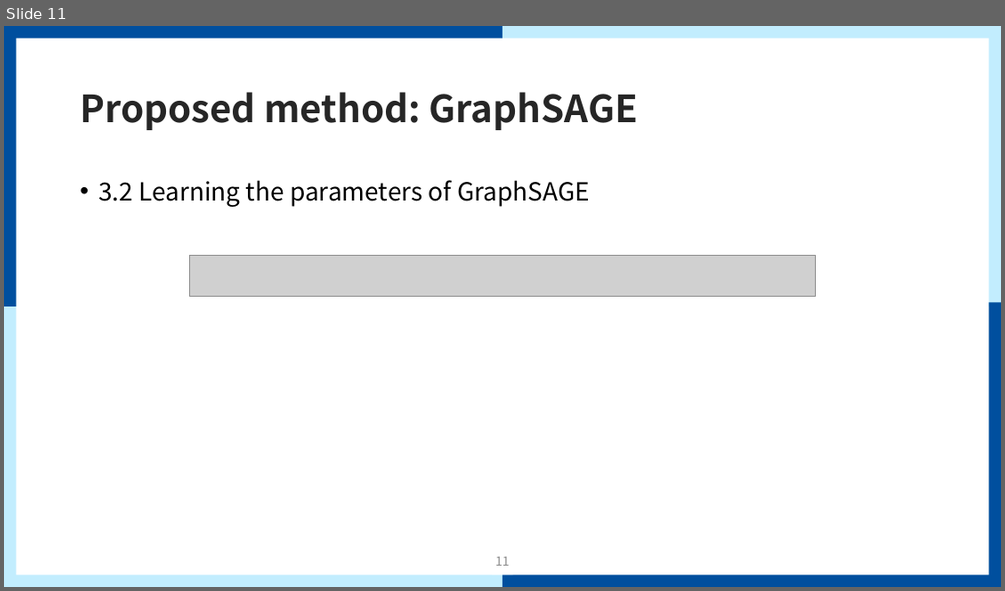
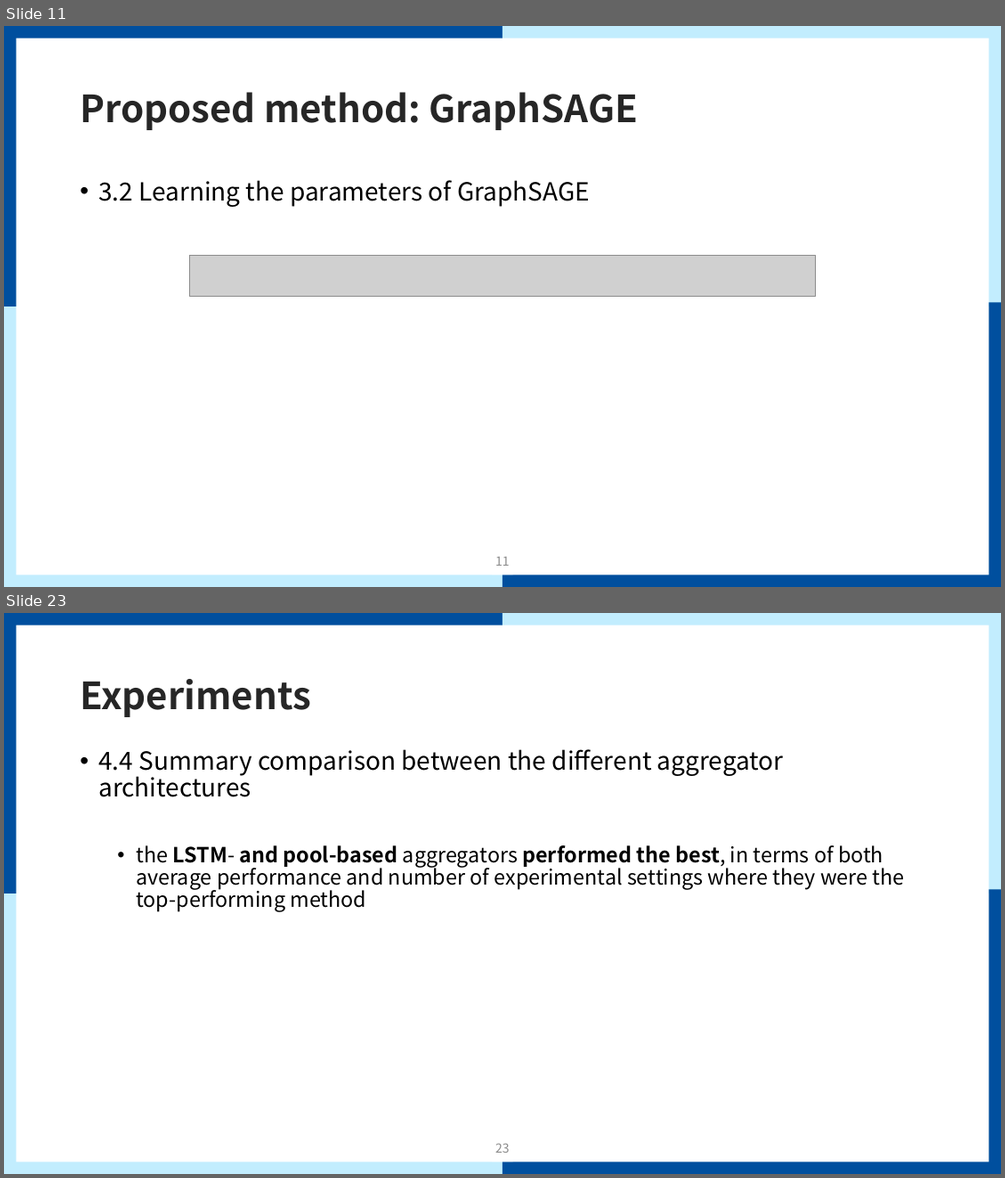
Before and after one commit to mmvv11/GraduateStudies, a slide deck: papers/review/GraphSAGE Review.pptx. Shown one above the other, each under a label of ours: slide 11 before the commit, slides 11 and 23 after it; the slides between them are not shown. The pictures are 1005x591 and 1005x1178 pixels, drawn with LibreOffice and Linux fonts; fonts in the diff are those of the drawing; grey boxes stand for pictures; background and template pictures are left out. Boxes give left, top, right and bottom in pixels: in the first picture for what was removed or moved away, otherwise in the second. Text is boxed around its words. In the diff, an @@ line names an element or a change of style, - is before the commit and + after.

```diff
--- a/papers/review/GraphSAGE Review.pptx
+++ b/papers/review/GraphSAGE Review.pptx
@@ slide 23 added at bbox=[4, 613, 1001, 1174], background #FFFFFF; not listed: 9 template elements that a slide beside it also shows @@
@@ title added at bbox=[80, 679, 311, 717], 36 pt, text #262626, bold @@
+Experiments
@@ text added at bbox=[98, 749, 905, 912], 20 pt, text #000000 @@
+• 4.4 Summary comparison between the different aggregator architectures
+  • the LSTM- and pool-based aggregators performed the best, in terms of both average performance and number of experimental settings where they were the top-performing method
@@ page number added at bbox=[495, 1143, 510, 1152], 12 pt, text #8C8C8C @@
+23
```
Also in this commit, not shown: 2 slides changed, 12 other slides added.
